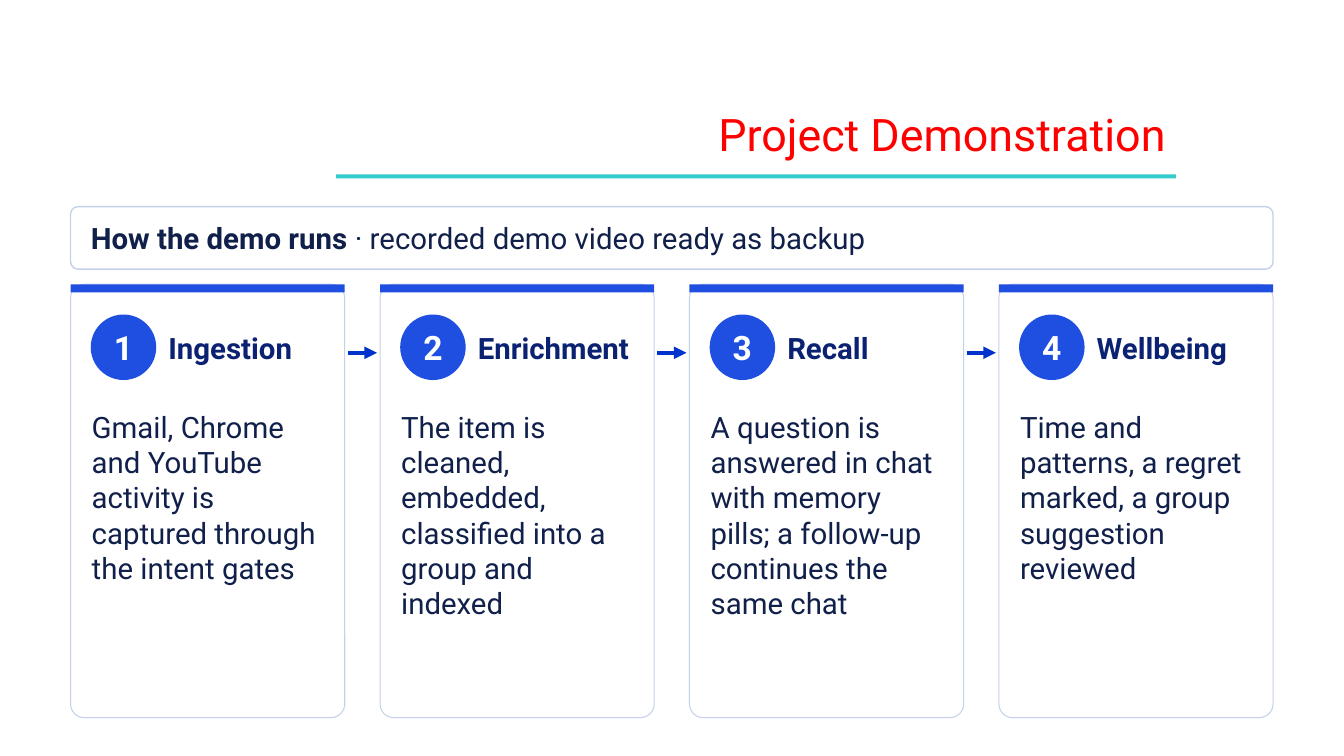
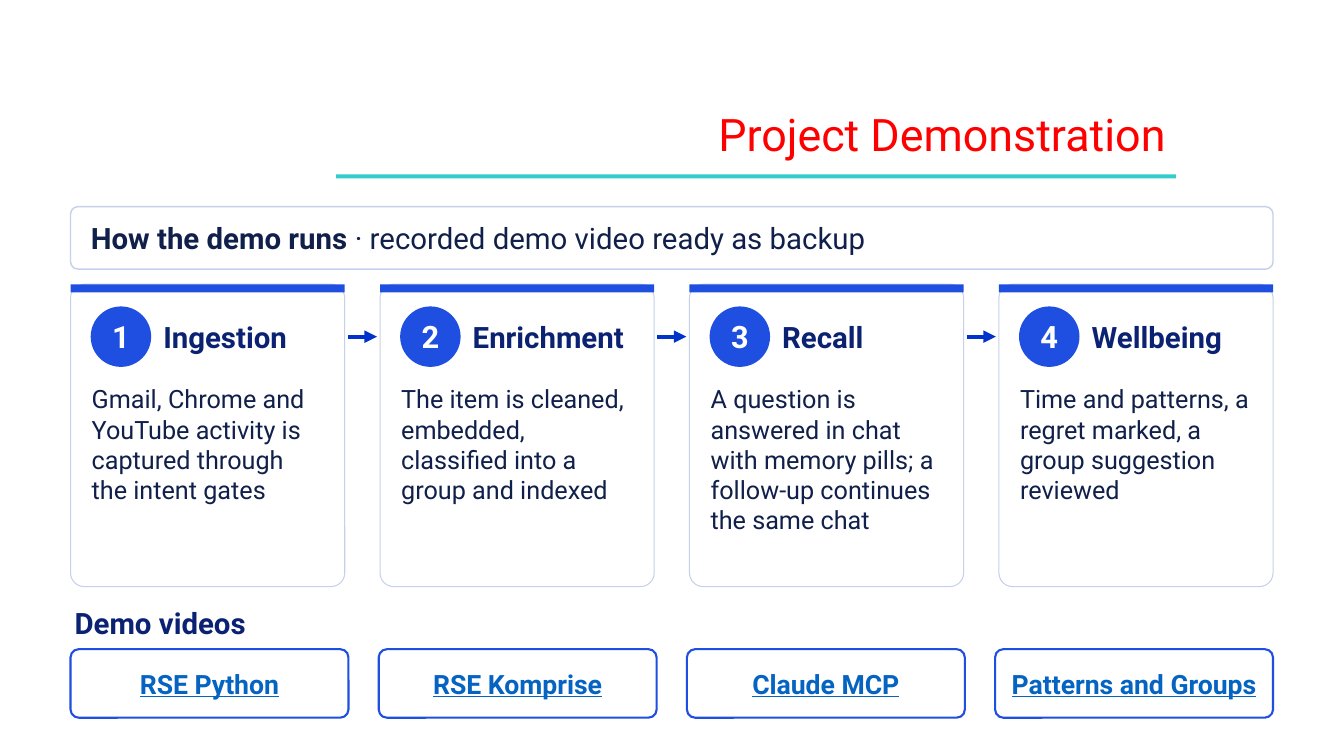
Before and after one commit to Shehzaad-khan/Efficient-Contextualized-History-Orchestrator-E.C.H.O, a slide deck: slide 12 of docs/Phase III/ECHO_Phase3_Review3.pptx (slide 13 before the commit). Drawn at 1344x756 pixels with LibreOffice and Linux fonts; fonts in the diff are those of the drawing; background and template pictures are left out. Boxes give left, top, right and bottom in pixels: in the first picture for what was removed or moved away, otherwise in the second. Text is boxed around its words. In the diff, an @@ line names an element or a change of style, - is before the commit and + after.

```diff
--- a/docs/Phase III/ECHO_Phase3_Review3.pptx
+++ b/docs/Phase III/ECHO_Phase3_Review3.pptx
@@ rounded rectangle: place and size @@
-rounded rectangle at <box>71,284,345,718</box>
+rounded rectangle at <box>71,284,345,587</box>
@@ rounded rectangle: place and size @@
-rounded rectangle at <box>380,284,654,718</box>
+rounded rectangle at <box>380,284,654,587</box>
@@ rounded rectangle: place and size @@
-rounded rectangle at <box>690,284,964,718</box>
+rounded rectangle at <box>690,284,964,587</box>
@@ rounded rectangle: place and size @@
-rounded rectangle at <box>999,284,1273,718</box>
+rounded rectangle at <box>999,284,1273,587</box>
@@ ellipse "1": place and size @@
-ellipse "1" at <box>91,315,156,380</box>
+ellipse "1" at <box>91,307,151,367</box>
@@ text "Ingestion": place and size @@
-text "Ingestion" at <box>168,337,292,365</box>
+text "Ingestion" at <box>163,326,287,354</box>
@@ ellipse "2": place and size @@
-ellipse "2" at <box>400,315,466,380</box>
+ellipse "2" at <box>400,307,461,367</box>
@@ text "Enrichment": place and size @@
-text "Enrichment" at <box>478,337,629,360</box>
+text "Enrichment" at <box>473,326,624,349</box>
@@ ellipse "3": place and size @@
-ellipse "3" at <box>710,315,775,380</box>
+ellipse "3" at <box>710,307,770,367</box>
@@ text "Recall": place and size @@
-text "Recall" at <box>787,337,868,360</box>
+text "Recall" at <box>782,326,863,349</box>
@@ size 24 to 22 pt in 4 elements at <box>400,307,461,367</box>, <box>91,307,151,367</box>, <box>710,307,770,367</box>, <box>1019,307,1080,367</box> @@
@@ ellipse "4": place and size @@
-ellipse "4" at <box>1019,315,1085,380</box>
+ellipse "4" at <box>1019,307,1080,367</box>
@@ text "Wellbeing": place and size @@
-text "Wellbeing" at <box>1097,337,1227,365</box>
+text "Wellbeing" at <box>1092,326,1222,354</box>
@@ 3 arrows: place and size @@
-3 arrows at <box>348,353,996,353</box>
+3 arrows at <box>348,337,996,337</box>
@@ text "Gmail, Chrome and YouTube activity ...": place and size @@
-text "Gmail, Chrome and YouTube activity ..." at <box>92,416,315,585</box>
+text "Gmail, Chrome and YouTube activity ..." at <box>92,389,305,505</box>
@@ text "The item is cleaned, embedded, ...": place and size @@
-text "The item is cleaned, embedded, ..." at <box>401,416,606,615</box>
+text "The item is cleaned, embedded, ..." at <box>401,389,624,505</box>
@@ text "A question is answered in ...": place and size @@
-text "A question is answered in ..." at <box>711,417,932,615</box>
+text "A question is answered in ..." at <box>711,390,934,530</box>
@@ size 21 to 18 pt in 4 elements at <box>92,389,305,505</box>, <box>401,389,624,505</box>, <box>711,390,934,530</box>, <box>1020,389,1249,500</box> @@
@@ text "Time and patterns, a regret ...": place and size @@
-text "Time and patterns, a regret ..." at <box>1020,416,1242,580</box>
+text "Time and patterns, a regret ..." at <box>1020,389,1249,500</box>
@@ text added at <box>75,612,246,635</box>, 21 pt, text #0B2272, bold @@
+Demo videos
@@ rounded rectangle added at <box>71,649,349,718</box>, fill #FFFFFF, outline #1F4FE0 1.5 pt, 19 pt, text #0563C1, bold, underline @@
+RSE Python
@@ rounded rectangle added at <box>379,649,657,718</box>, fill #FFFFFF, outline #1F4FE0 1.5 pt, 19 pt, text #0563C1, bold, underline @@
+RSE Komprise
@@ rounded rectangle added at <box>688,649,966,718</box>, fill #FFFFFF, outline #1F4FE0 1.5 pt, 19 pt, text #0563C1, bold, underline @@
+Claude MCP
@@ rounded rectangle added at <box>995,649,1273,718</box>, fill #FFFFFF, outline #1F4FE0 1.5 pt, 19 pt, text #0563C1, bold, underline @@
+Patterns and Groups
```
Also in this commit, not shown: 8 other slides changed, 1 slide added, 2 slides removed, 11 other files.
